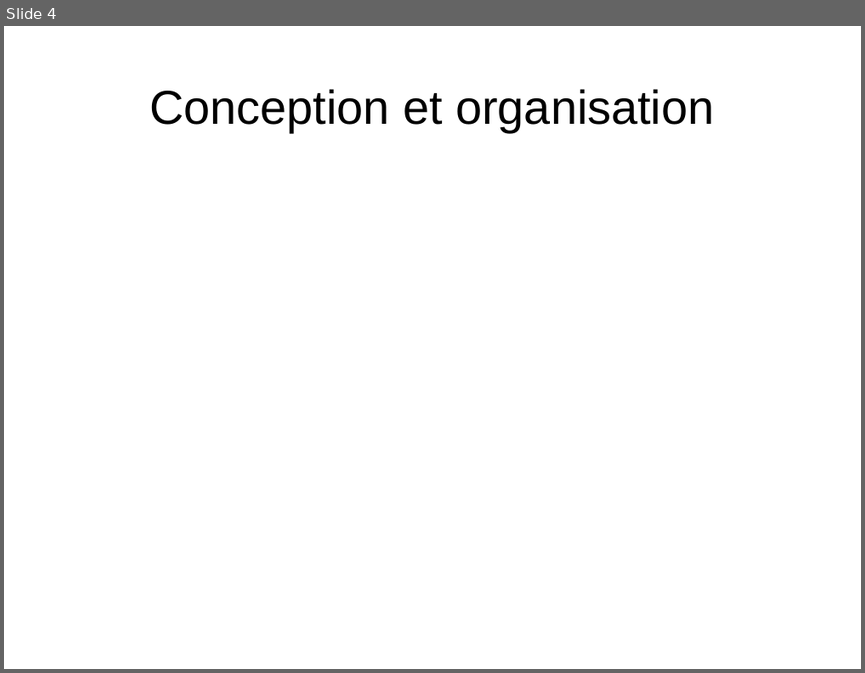
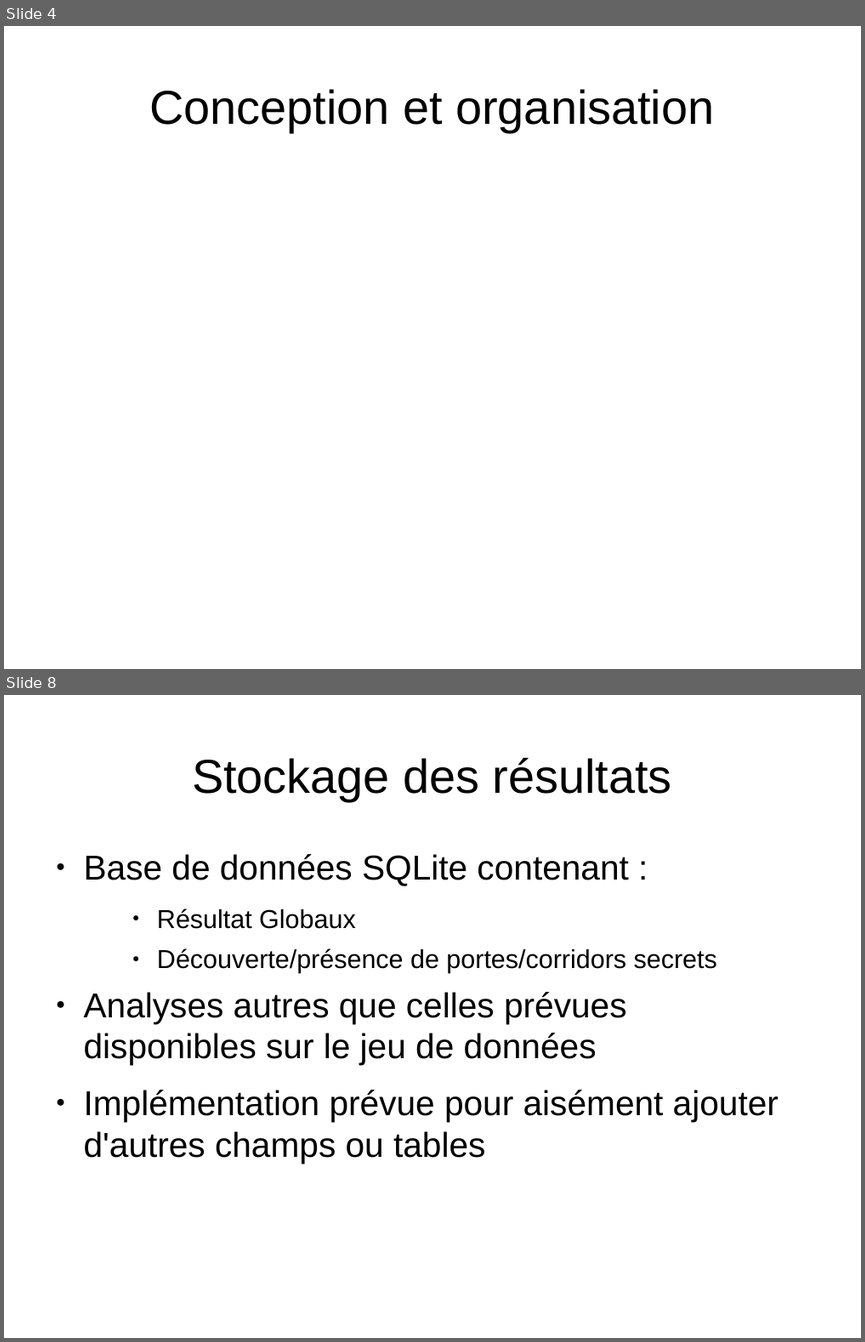
Before and after one commit to medrimonia/PFA-Nethack, a slide deck: papers/soutenance/soutenance.odp. Shown one above the other, each under a label of ours: slide 4 before the commit, slides 4 and 8 after it; the slides between them are not shown. The pictures are 865x673 and 865x1342 pixels, drawn with LibreOffice and Linux fonts; fonts in the diff are those of the drawing. Boxes give left, top, right and bottom in pixels: in the first picture for what was removed or moved away, otherwise in the second. Text is boxed around its words. In the diff, an @@ line names an element or a change of style, - is before the commit and + after.

Commit message:
Ajout pour soutenance : BDD, analyse théorique, génération graphiques

```diff
--- a/papers/soutenance/soutenance.odp
+++ b/papers/soutenance/soutenance.odp
@@ slide 8 added at [4, 695, 861, 1338], background #FFFFFF @@
@@ title added at [192, 758, 672, 801], 44 pt, text #000000 @@
+Stockage des résultats
@@ text added at [84, 854, 778, 1163], 32 pt, text #000000 @@
+● Base de données SQLite contenant :
+    ● Résultat Globaux
+    ● Découverte/présence de portes/corridors secrets
+● Analyses autres que celles prévues disponibles sur le jeu de données
+● Implémentation prévue pour aisément ajouter d'autres champs ou tables
```
Also in this commit, not shown: 1 slide changed, 9 other slides added.
